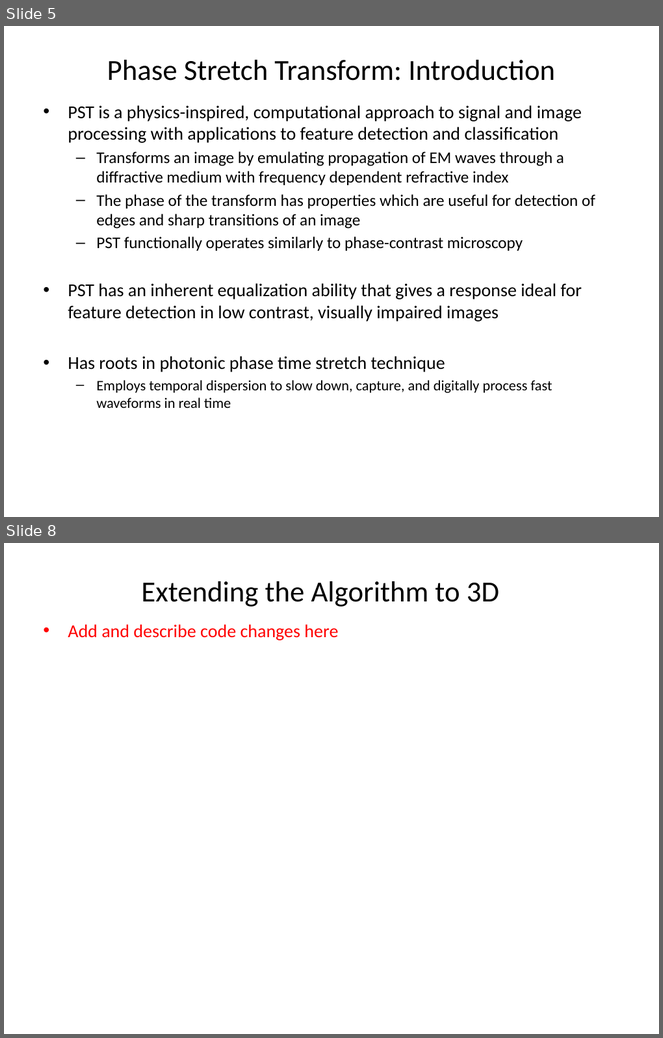
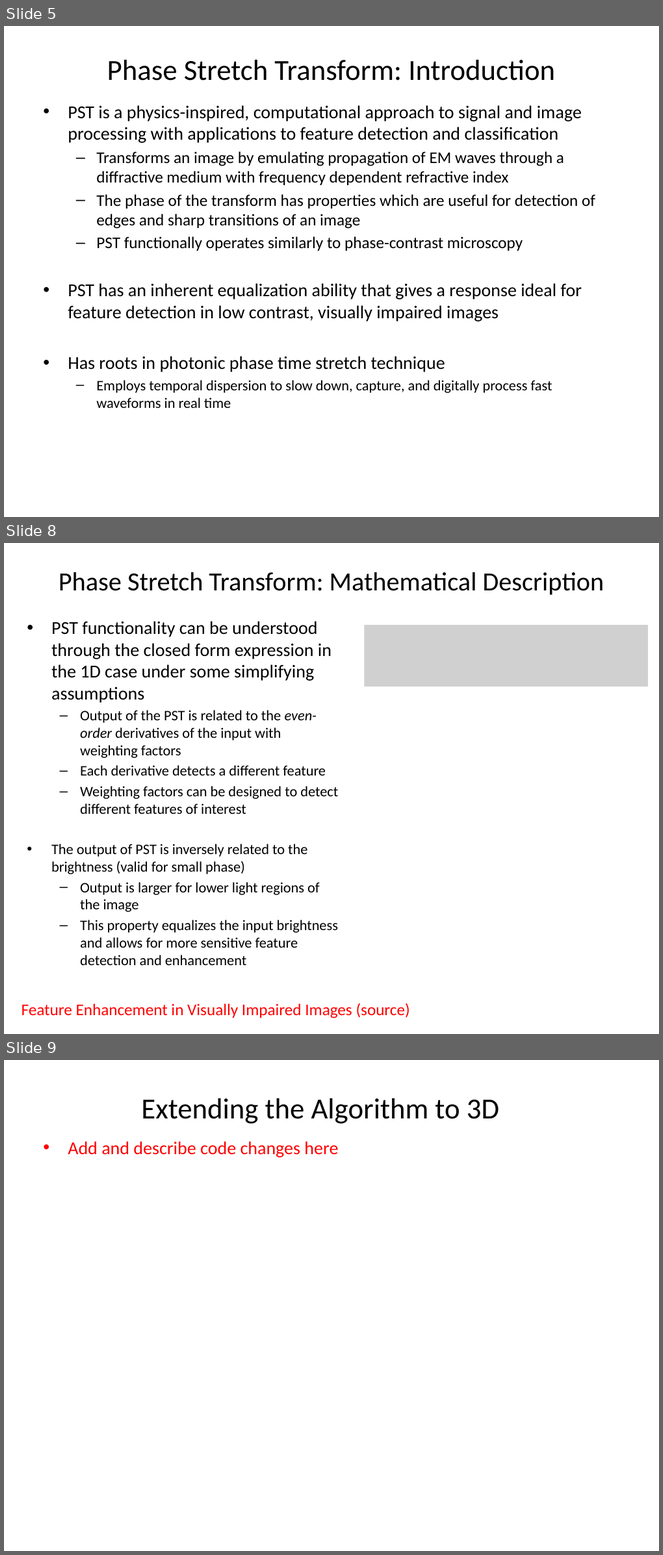
Before and after one commit to tristanmelton/ECE274, a slide deck: presentation/Live-Cell_Tracking_using_Phase_Stretch_Transform_050421.pptx. Shown one above the other, each under a label of ours: slides 5 and 8 before the commit, slides 5, 8 and 9 after it; the slides between them are not shown. The pictures are 663x1038 and 663x1555 pixels, drawn with LibreOffice and Linux fonts; fonts in the diff are those of the drawing; grey boxes stand for pictures. Boxes give left, top, right and bottom in pixels: in the first picture for what was removed or moved away, otherwise in the second. Text is boxed around its words. In the diff, an @@ line names an element or a change of style, - is before the commit and + after.

Commit message:
Better detection, final tweaks

```diff
--- a/presentation/Live-Cell_Tracking_using_Phase_Stretch_Transform_050421.pptx
+++ b/presentation/Live-Cell_Tracking_using_Phase_Stretch_Transform_050421.pptx
@@ slide 8 added at (x1=4, y1=543, x2=659, y2=1034), background #FFFFFF @@
@@ title added at (x1=59, y1=572, x2=605, y2=595), 28.8 pt, text #000000 @@
+Phase Stretch Transform: Mathematical Description
@@ text added at (x1=51, y1=621, x2=338, y2=965), 16 pt, text #000000 @@
+• PST functionality can be understood through the closed form expression in the 1D case under some simplifying assumptions
+  – Output of the PST is related to the even-order derivatives of the input with weighting factors
+  – Each derivative detects a different feature
+  – Weighting factors can be designed to detect different features of interest
+• The output of PST is inversely related to the brightness (valid for small phase)
+  – Output is larger for lower light regions of the image
+  – This property equalizes the input brightness and allows for more sensitive feature detection and enhancement
@@ picture added at (x1=364, y1=625, x2=648, y2=687) @@
@@ text added at (x1=22, y1=1003, x2=410, y2=1019), 18 pt, text #FF0000 @@
+Feature Enhancement in Visually Impaired Images (source)
@@ what was slide 8 is now slide 9 @@
```
Also in this commit, not shown: 4 slides changed, 2 other files.
